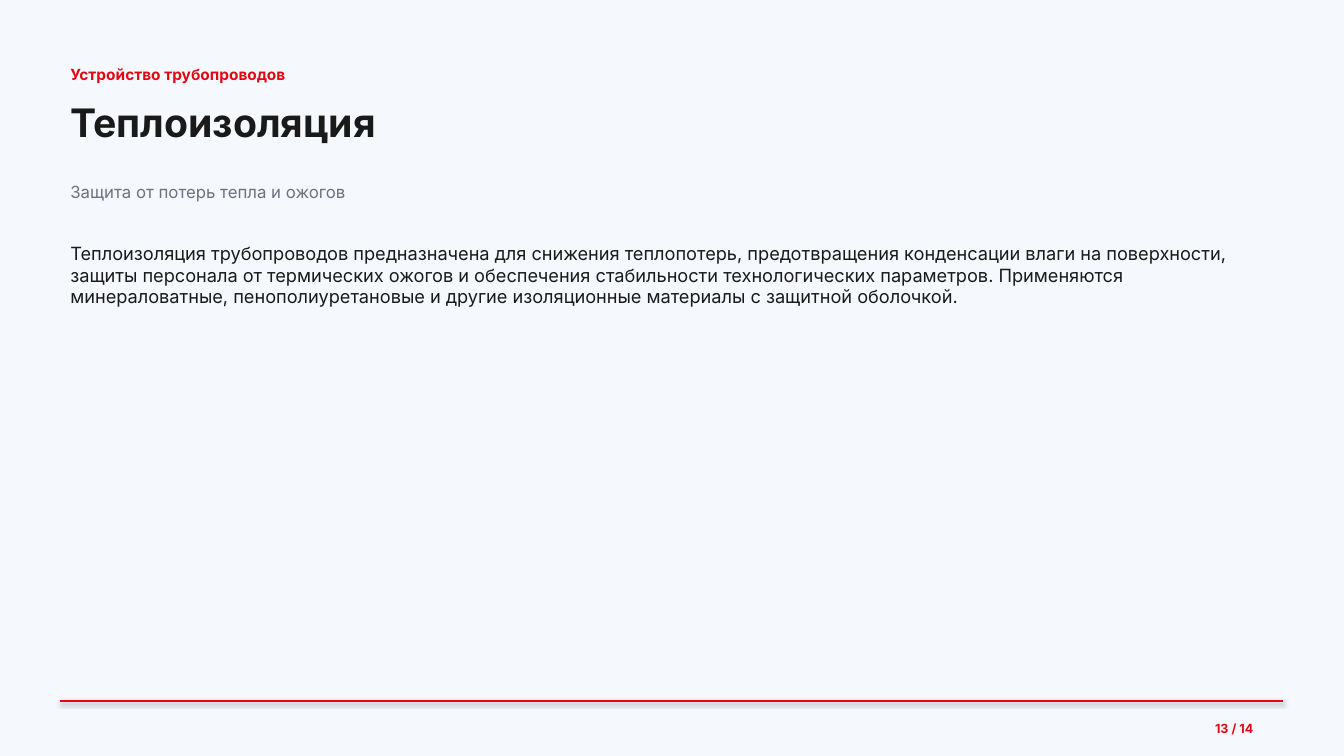
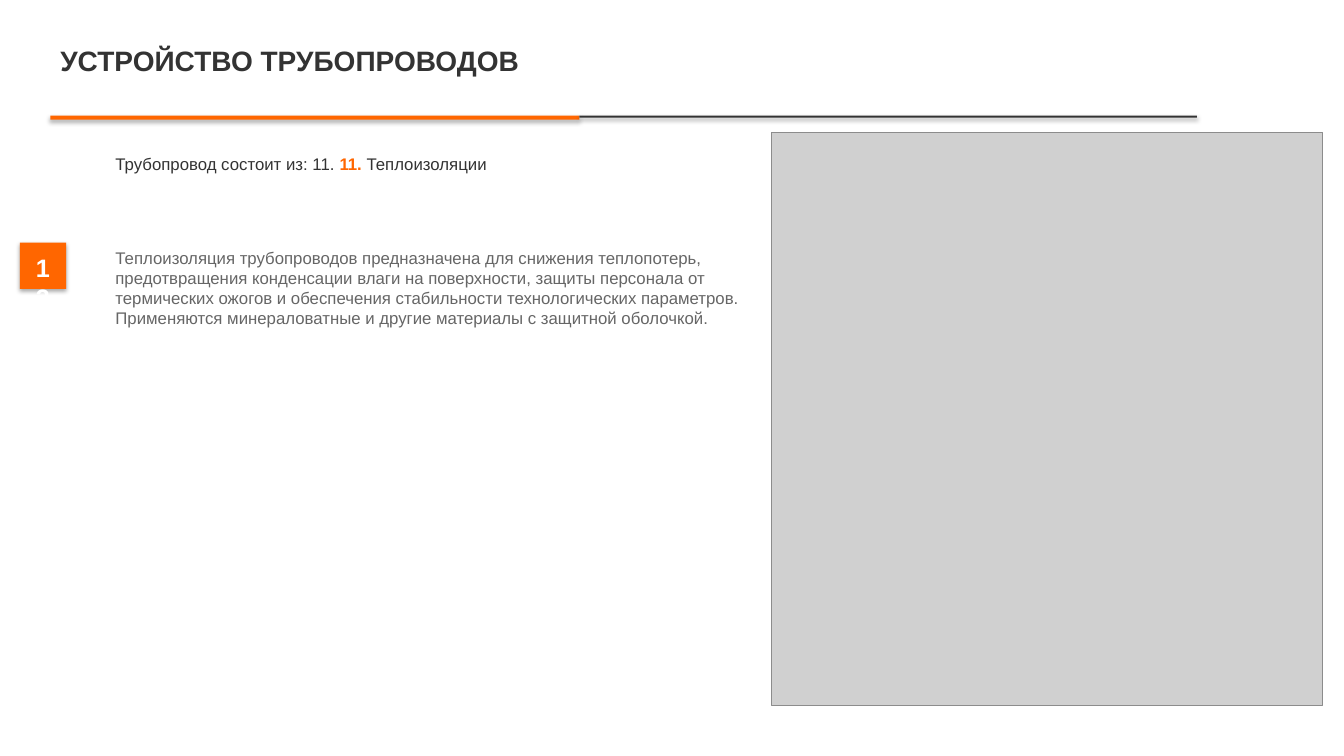
Before and after one commit to lysakalenushka-hash/-, a slide deck: slide 13 of Презентация_Трубопроводы.pptx. Drawn at 1344x756 pixels with LibreOffice and Linux fonts; fonts in the diff are those of the drawing; grey boxes stand for pictures. Boxes give left, top, right and bottom in pixels: in the first picture for what was removed or moved away, otherwise in the second. Text is boxed around its words. In the diff, an @@ line names an element or a change of style, - is before the commit and + after.

```diff
--- a/Презентация_Трубопроводы.pptx
+++ b/Презентация_Трубопроводы.pptx
@@ rectangle at box(0, 0, 1344, 756): fill #F5F8FC to #FFFFFF @@
@@ text at box(60, 49, 519, 76): text changed; size 11 to 20 pt; font Inter to Arial; text colour #E30613 to #333333 @@
-Устройство трубопроводов
+УСТРОЙСТВО ТРУБОПРОВОДОВ
@@ rectangle added at box(50, 116, 580, 120), fill #FF6600 @@
@@ text removed at box(70, 108, 376, 143) @@
-Теплоизоляция
@@ rectangle added at box(580, 116, 1197, 118), fill #333333 @@
@@ picture added at box(772, 132, 1324, 706) @@
@@ text added at box(115, 158, 487, 174), 12 pt, text #333333 @@
+Трубопровод состоит из: 11. 11. Теплоизоляции
@@ text removed at box(70, 185, 346, 202) @@
-Защита от потерь тепла и ожогов
@@ rectangle added at box(20, 243, 67, 289), fill #FF6600 @@
@@ text at box(115, 252, 738, 328): text changed; size 13 to 12 pt; font Inter to Arial; text colour #1A1A1A to #666666 @@
-Теплоизоляция трубопроводов предназначена для снижения теплопотерь, предотвращения конденсации влаги на поверхности, защиты персонала от термических ожогов и обеспечения стабильности технологических параметров. Применяются минераловатные, пенополиуретановые и другие изоляционные материалы с защитной оболочкой.
+Теплоизоляция трубопроводов предназначена для снижения теплопотерь, предотвращения конденсации влаги на поверхности, защиты персонала от термических ожогов и обеспечения стабильности технологических параметров. Применяются минераловатные и другие материалы с защитной оболочкой.
@@ line removed from (60, 701) to (1284, 701) @@
@@ text at box(1215, 723, 1253, 733): text changed; size 9 to 18 pt; font Inter to Arial; text colour #E30613 to #FFFFFF @@
-13 / 14
+13
```
Also in this commit, not shown: 10 other slides changed, 3 slides added, 3 slides removed, 11 other files.
